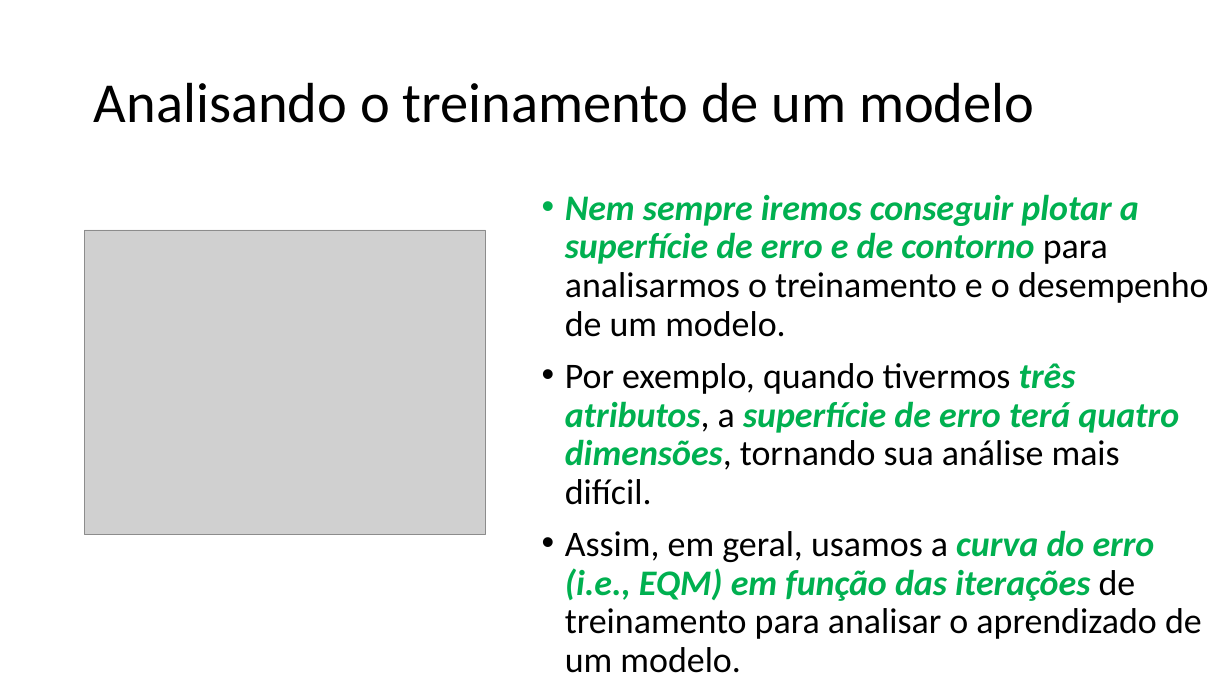
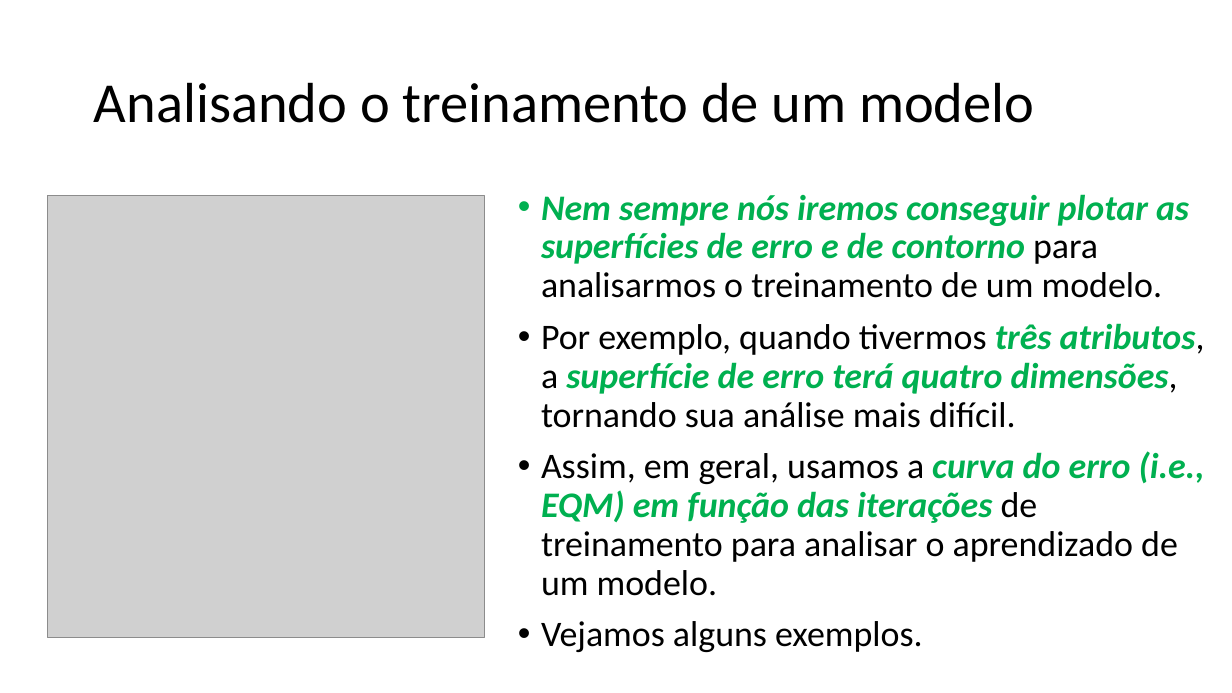
Before and after one commit to zz4fap/t319_aprendizado_de_maquina, a slide deck: slide 14 of slides/T319_Regressão_Linear (Parte III).pptx (slide 13 before the commit). Drawn at 1232x693 pixels with LibreOffice and Linux fonts; fonts in the diff are those of the drawing; grey boxes stand for pictures. Boxes give left, top, right and bottom in pixels: in the first picture for what was removed or moved away, otherwise in the second. Text is boxed around its words. In the diff, an @@ line names an element or a change of style, - is before the commit and + after.

```diff
--- a/slides/T319_Regressão_Linear (Parte III).pptx
+++ b/slides/T319_Regressão_Linear (Parte III).pptx
@@ picture: place and size @@
-picture at <box>85,230,486,535</box>
+picture at <box>47,196,485,638</box>
@@ text "Nem sempre nós iremos conseguir ...": place and size @@
-text "Nem sempre nós iremos conseguir ..." at <box>565,194,1209,673</box>
+text "Nem sempre nós iremos conseguir ..." at <box>541,194,1205,652</box>
@@ text at <box>541,194,1189,298</box>: text changed @@
-• Nem sempre iremos conseguir plotar a superfície de erro e de contorno para analisarmos o treinamento e o desempenho de um modelo.
+• Nem sempre nós iremos conseguir plotar as superfícies de erro e de contorno para analisarmos o treinamento de um modelo.
@@ text at <box>541,621,923,652</box>: paragraph added @@
+• Vejamos alguns exemplos.
```
Also in this commit, not shown: 4 other slides changed, 1 slide added, 5 other files.
